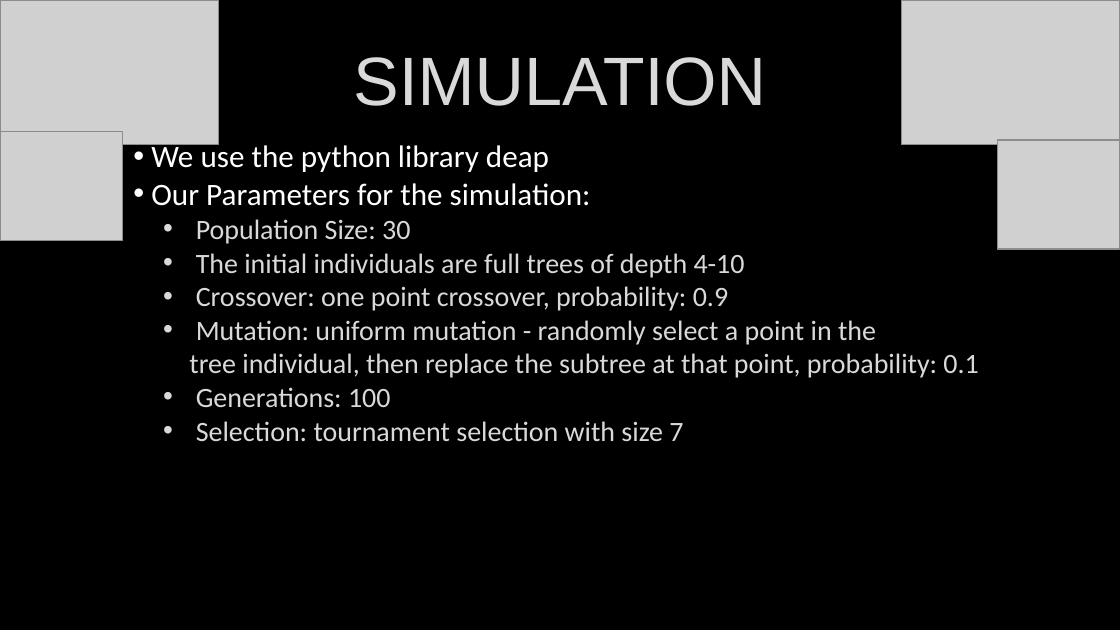
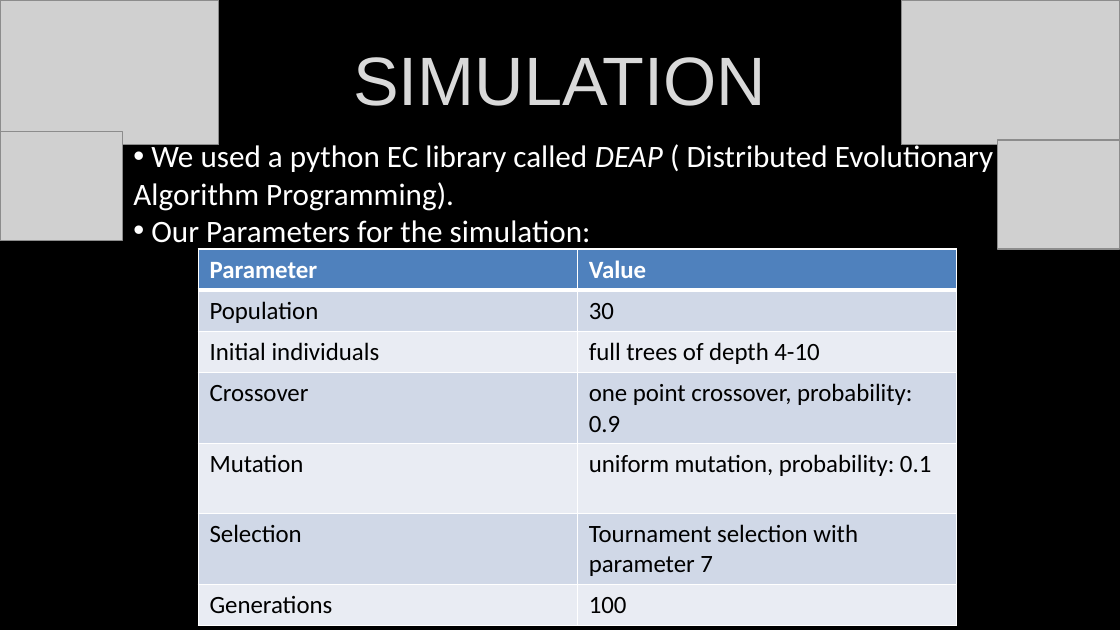
Before and after one commit to Untzi/ec_hanabi, a slide deck: slide 13 of hanabi (1).pptx (slide 9 before the commit). Drawn at 1120x630 pixels with LibreOffice and Linux fonts; fonts in the diff are those of the drawing; grey boxes stand for pictures. Boxes give left, top, right and bottom in pixels: in the first picture for what was removed or moved away, otherwise in the second. Text is boxed around its words. In the diff, an @@ line names an element or a change of style, - is before the commit and + after.

Commit message:
updated ppt

```diff
--- a/hanabi (1).pptx
+++ b/hanabi (1).pptx
@@ text at [133,141,993,211]: text changed @@
-• We use the python library deap
+• We used a python EC library called DEAP ( Distributed Evolutionary Algorithm Programming).
@@ text at [189,219,978,441]: paragraphs removed @@
-  • Population Size: 30
-  • The initial individuals are full trees of depth 4-10
-  • Crossover: one point crossover, probability: 0.9
-  • Mutation: uniform mutation - randomly select a point in the tree individual, then replace the subtree at that point, probability: 0.1
-  • Generations: 100
-  • Selection: tournament selection with size 7
@@ table added at [198,249,958,625], 7 rows, 2 columns @@
+Parameter | Value
+Population | 30
+Initial individuals | full trees of depth 4-10
+Crossover | one point crossover, probability: 0.9
+Mutation | uniform mutation, probability: 0.1
+Selection | Tournament selection with parameter 7
+Generations | 100
```
Also in this commit, not shown: 8 other slides changed, 4 slides added.
